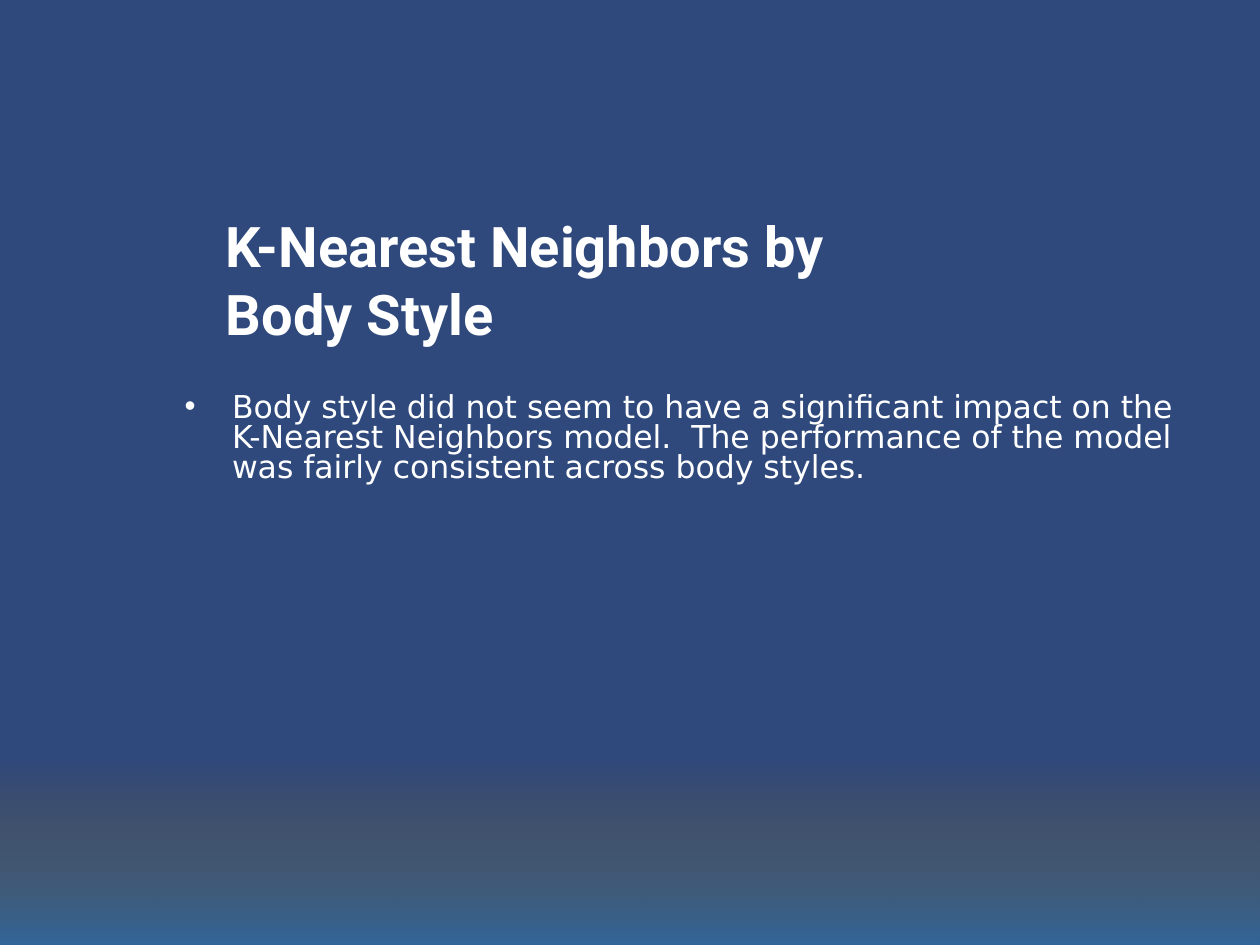
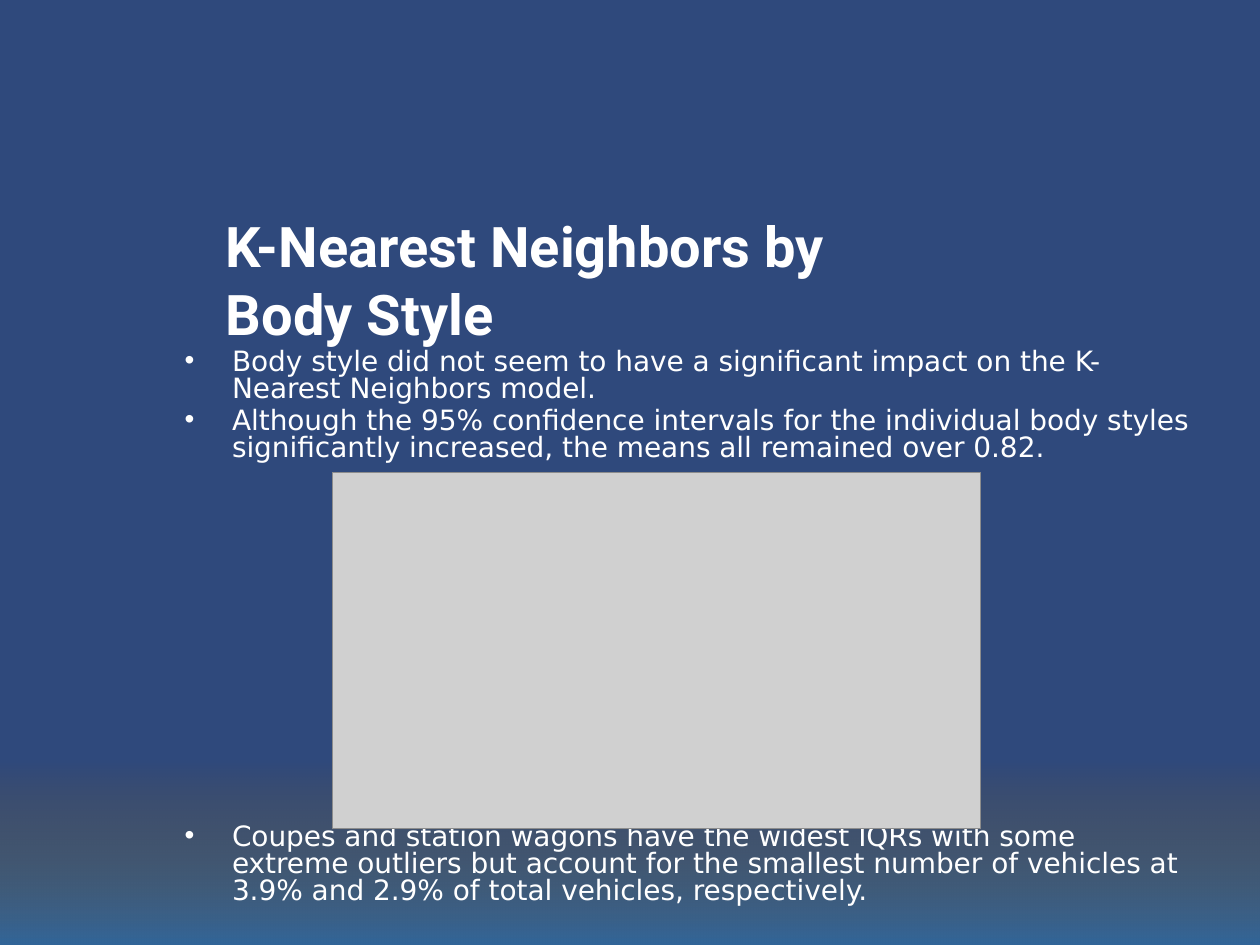
Before and after one commit to yfstafford/Thinkful, a slide deck: slide 26 of Unit 3/Capstone/Unit 3 Capstone Car MSRP.pptx (slide 25 before the commit). Drawn at 1260x945 pixels with LibreOffice and Linux fonts; fonts in the diff are those of the drawing; grey boxes stand for pictures; background and template pictures are left out. Boxes give left, top, right and bottom in pixels: in the first picture for what was removed or moved away, otherwise in the second. Text is boxed around its words. In the diff, an @@ line names an element or a change of style, - is before the commit and + after.

```diff
--- a/Unit 3/Capstone/Unit 3 Capstone Car MSRP.pptx
+++ b/Unit 3/Capstone/Unit 3 Capstone Car MSRP.pptx
@@ text at box(232, 349, 1188, 906): text changed; size 18 to 16 pt @@
-• Body style did not seem to have a significant impact on the K-Nearest Neighbors model. The performance of the model was fairly consistent across body styles.
+• Body style did not seem to have a significant impact on the K-Nearest Neighbors model.
+• Although the 95% confidence intervals for the individual body styles significantly increased, the means all remained over 0.82.
+• Coupes and station wagons have the widest IQRs with some extreme outliers but account for the smallest number of vehicles at 3.9% and 2.9% of total vehicles, respectively.
@@ picture added at box(333, 472, 980, 829) @@
```
Also in this commit, not shown: 6 other slides changed, 1 slide added, 1 other file.
